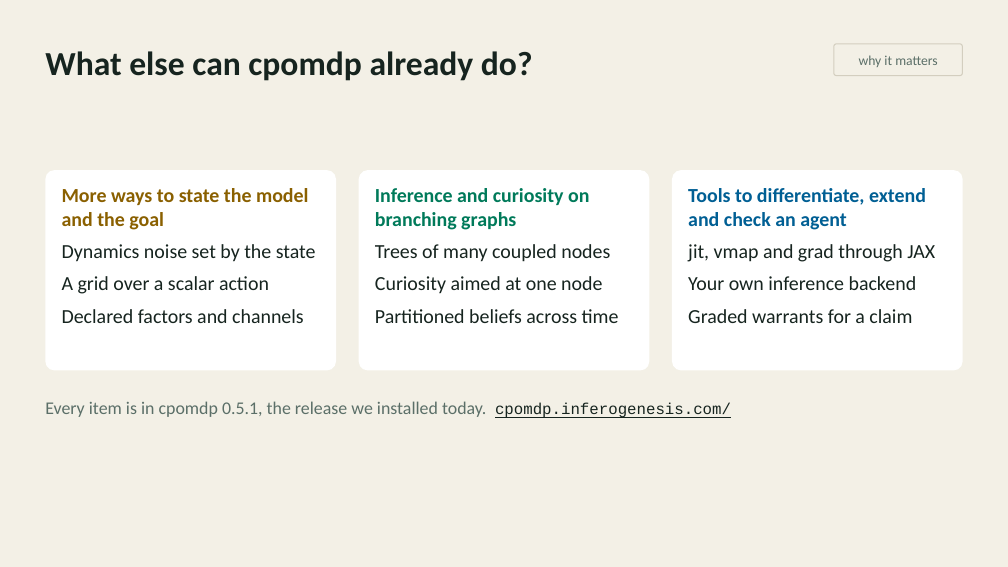
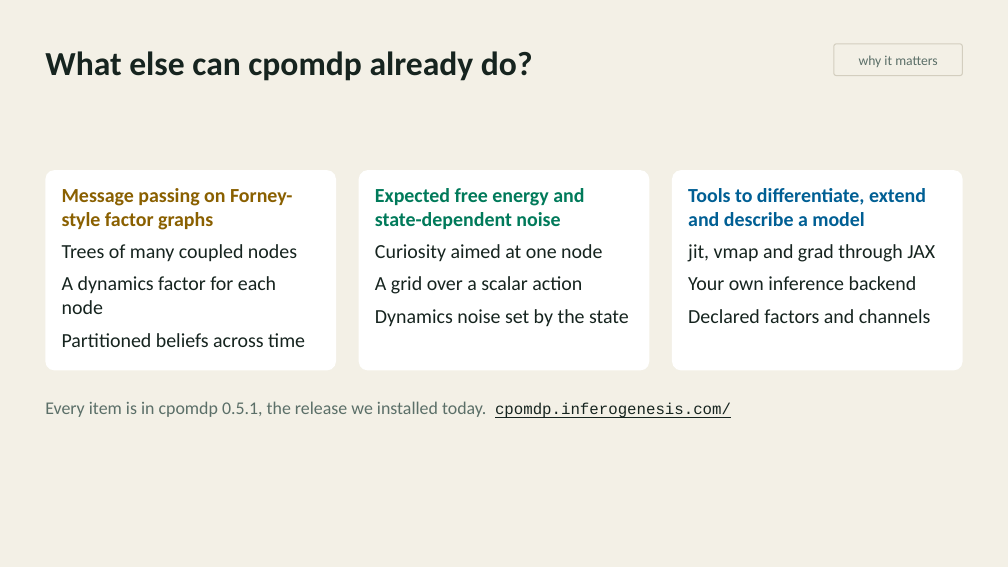
Before and after one commit to inferogenesis/cpomdp-workshop, a slide deck: slide 22 of deck/cpomdp_symposium_2026.pptx. Drawn at 1008x567 pixels with LibreOffice and Linux fonts; fonts in the diff are those of the drawing. Boxes give left, top, right and bottom in pixels: in the first picture for what was removed or moved away, otherwise in the second. Text is boxed around its words. In the diff, an @@ line names an element or a change of style, - is before the commit and + after.

Commit message:
feat: explain the warrants on slide 20 and list slides 21 and 22 like the roadmap
Slide 20 keeps its title and now shows one row per warrant, with the
evidence behind each of the final cell's two checks, and names warrantlib.
Slides 21 and 22 take the roadmap's layout: three cards of three one-line
items and a footer link. Slide 22 leads with message passing on factor
graphs and swaps its warrant item for declared factors and channels.

```diff
--- a/deck/cpomdp_symposium_2026.pptx
+++ b/deck/cpomdp_symposium_2026.pptx
@@ text in rounded rectangle at (62,188,305,347): text changed @@
-More ways to state the model and the goal
-Dynamics noise set by the state
-A grid over a scalar action
-Declared factors and channels
+Message passing on Forney-style factor graphs
+Trees of many coupled nodes
+A dynamics factor for each node
+Partitioned beliefs across time
@@ text in rounded rectangle at (375,188,584,229): text changed @@
-Inference and curiosity on branching graphs
-Trees of many coupled nodes
+Expected free energy and state-dependent noise
@@ text in rounded rectangle at (688,188,926,226): text changed @@
-Tools to differentiate, extend and check an agent
+Tools to differentiate, extend and describe a model
@@ text in rounded rectangle at (375,276,629,326): text changed @@
-Partitioned beliefs across time
+A grid over a scalar action
+Dynamics noise set by the state
@@ text in rounded rectangle at (688,309,931,323): text changed @@
-Graded warrants for a claim
+Declared factors and channels
```
Also in this commit, not shown: 1 other slide changed, 1 slide added, 1 slide removed, 2 other files.
